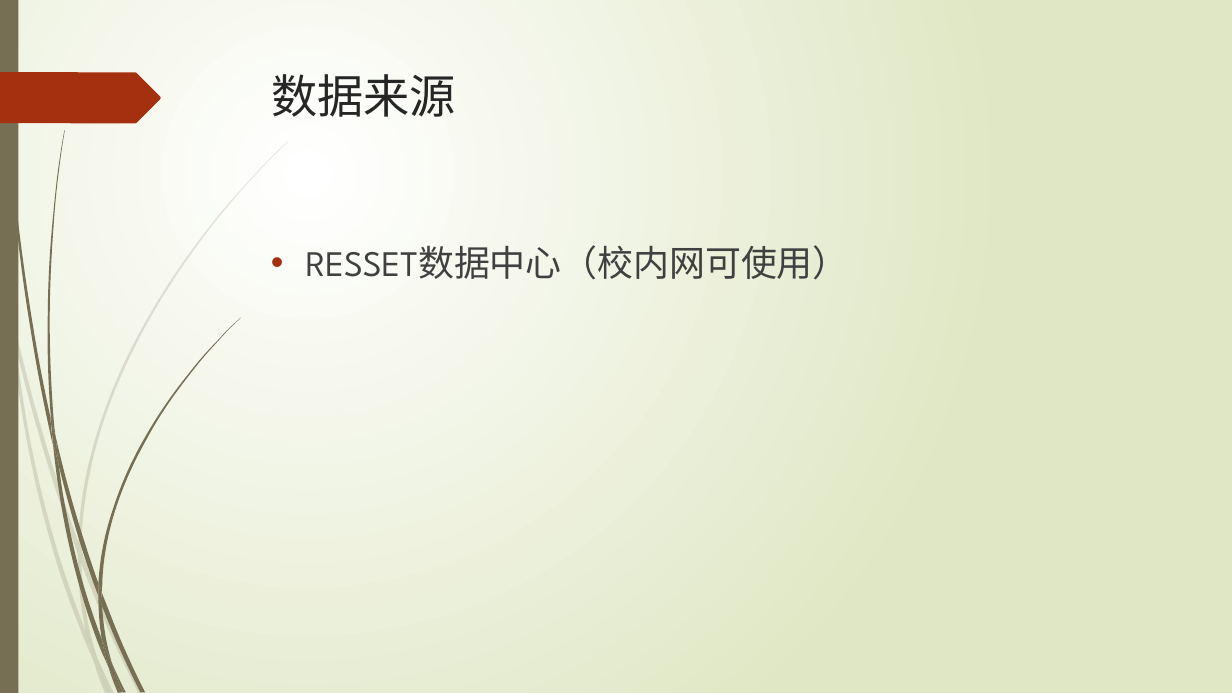
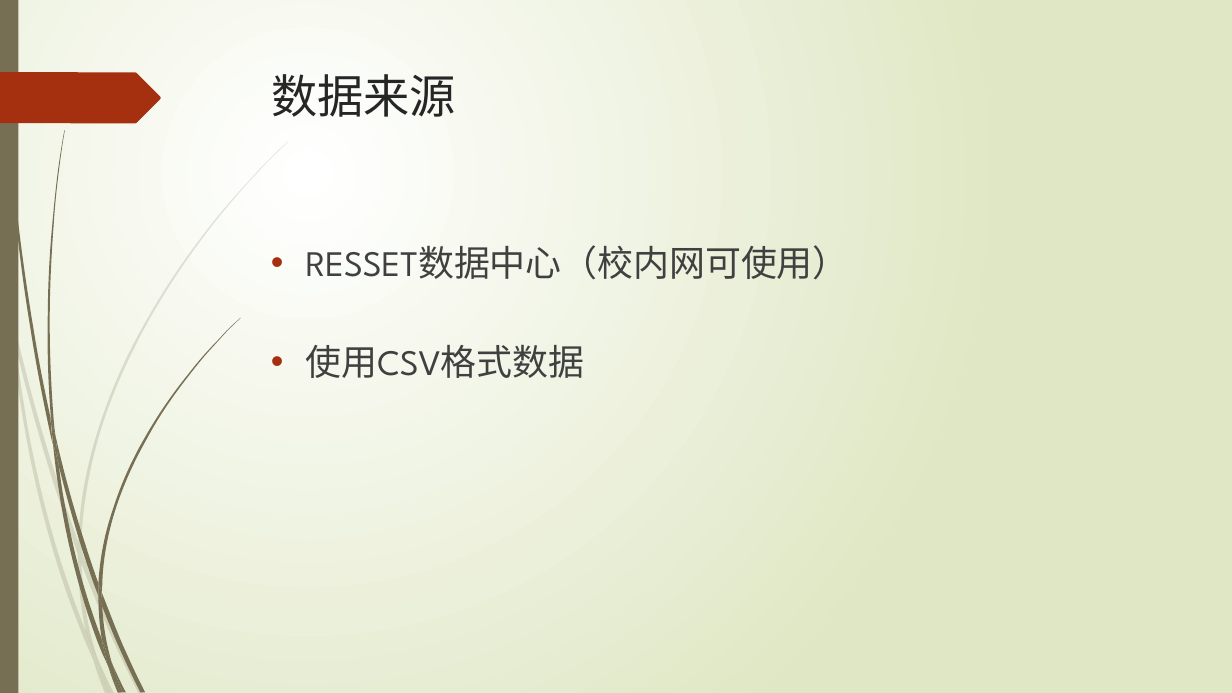
Before and after one commit to KylinJackson/Thesis, a slide deck: slide 15 of show/中期答辩.pptx (slide 10 before the commit). Drawn at 1232x693 pixels with LibreOffice and Linux fonts; fonts in the diff are those of the drawing. Boxes give left, top, right and bottom in pixels: in the first picture for what was removed or moved away, otherwise in the second. Text is boxed around its words. In the diff, an @@ line names an element or a change of style, - is before the commit and + after.

```diff
--- a/show/中期答辩.pptx
+++ b/show/中期答辩.pptx
@@ text at (x1=306, y1=344, x2=585, y2=378): paragraph added @@
+• 使用CSV格式数据
```
Also in this commit, not shown: 6 other slides changed, 7 slides added, 1 slide removed, 7 other files.
